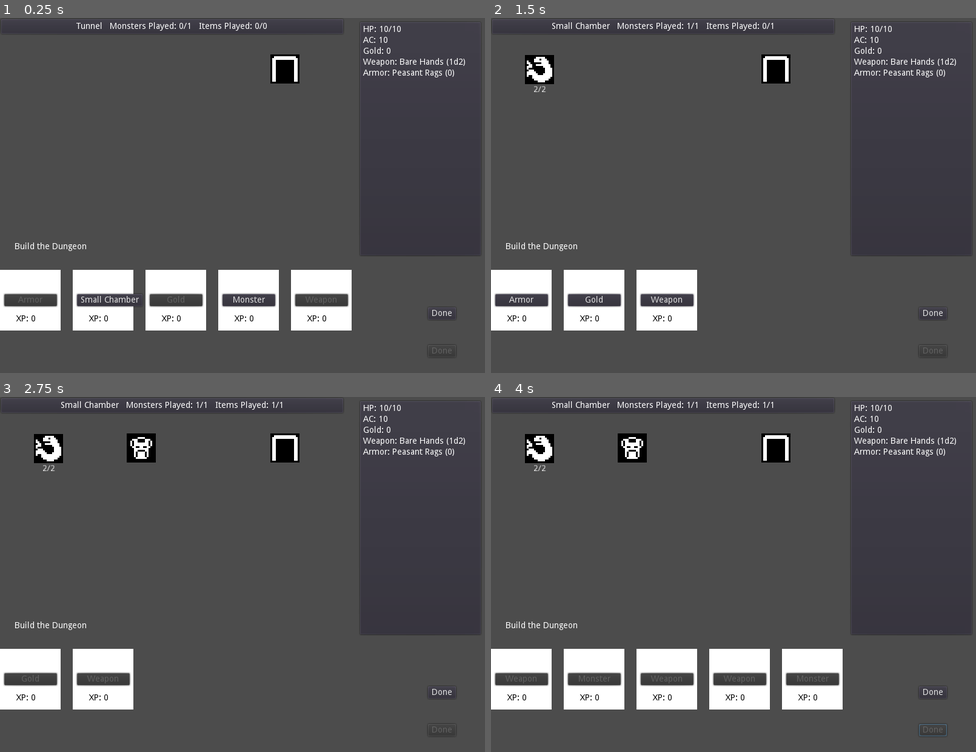
Above: before the commit, frames 1-4 (two rows, left to right).
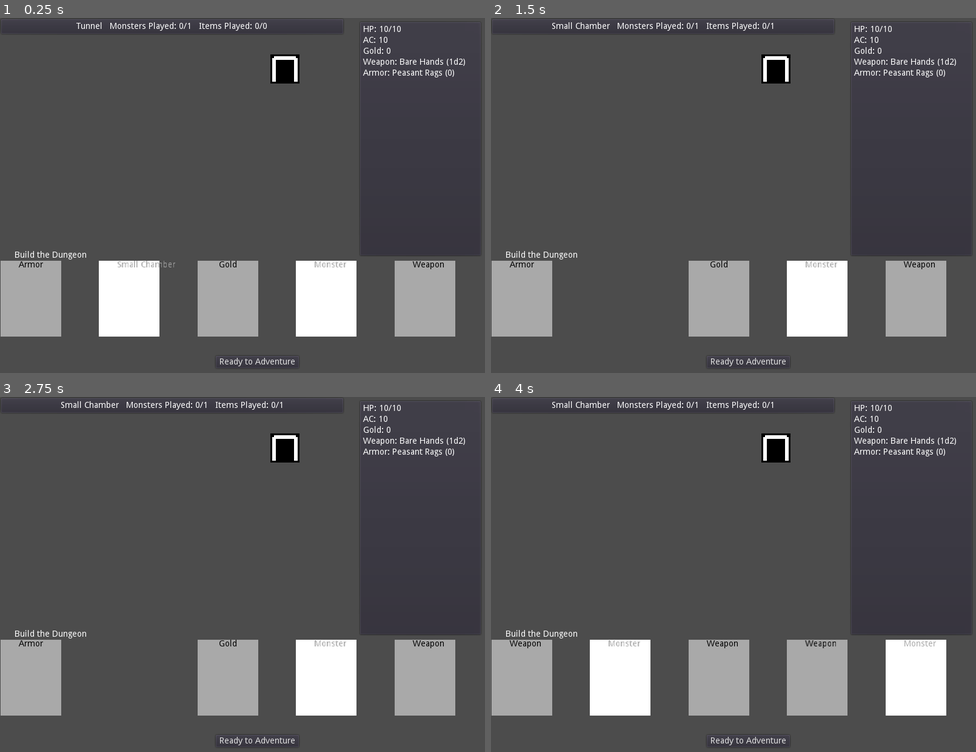
Above: after the commit, the same moments.

Repository: doctor-g/7DRL-2021
Game: Godot game, scene res://src/Game.tscn
Two runs of this game, one before a commit and one after it. Both use one fixed random seed, a clock stepped at 60 frames per second and the inputs below.
Inputs (mouse positions are in pixels of both pictures, inside the frame that each line leads up to):
- Up to frame 1 (0.25 s): no input
- Up to frame 2 (1.5 s): click (602, 302) at 0.5 s, where only the run before the commit has a clickable "Small Chamber"; click (665, 302) at 1.25 s, where only the run before the commit has a clickable "Monster"
- Up to frame 3 (2.75 s): click (29, 681) at 2 s, where only the run before the commit has a clickable "Armor"
- Up to frame 4 (4 s): click "Done" (after the commit: "Ready to Adventure") at 2.75 s; click "Done" at 3.5 s

The runs differ from the first frame. In frame 1, 13% of the frame differs, in the area x 0-94%, y 63-99%; in frame 2, 15%; in frame 3, 14%; in frame 4, 16%, in the area x 0-94%, y 1-99%.

Commit message:
Move card display handling to the card panel

Diff:
--- a/project/src/Card.gd
+++ b/project/src/Card.gd
@@ -1,18 +1,34 @@
-extends Control
+extends Area2D
+tool
 
 signal played
+
+export var enabled_bg_color := Color.white
+export var disabled_bg_color := Color.darkgray
+
+export var enabled_text_color := Color.darkgray
+export var disabled_text_color := Color.lightgray
 
 var command
 var xp := 0 setget _set_xp
 
+var _playable := false
+
+onready var _background = $Control/Background
+
 func _ready():
-	assert(command!=null, "Command may not be null")
-	$Button.text = command.name
+	if command == null:
+		print("Command should not be null, but maybe you're just testing something.")
+		$Control/Title.text = "Test Card"
+	else:
+		$Control/Title.text = command.name
 	_set_xp(0) # Trigger label update
 
 
 func update_playability(game:Game) -> void:
-	$Button.disabled = not can_play(game)
+	_playable = can_play(game)
+	_background.color = enabled_bg_color if _playable else disabled_bg_color
+	$Control/Title.add_color_override("font_color", enabled_text_color if _playable else disabled_text_color)
 
 
 func can_play(game:Game)->bool:
@@ -27,8 +43,8 @@
 
 func _set_xp(value):
 	xp = value
-	$XpLabel.text = "XP: " + str(value)
 
 
-func _on_Button_pressed():
-	emit_signal("played")
+func _on_Control_gui_input(event):
+	if event is InputEventMouseButton and event.is_pressed() and _playable:
+		emit_signal("played")
--- a/project/src/Card.tscn
+++ b/project/src/Card.tscn
@@ -1,45 +1,47 @@
-[gd_scene load_steps=2 format=2]
+[gd_scene load_steps=3 format=2]
 
 [ext_resource path="res://src/Card.gd" type="Script" id=1]
 
-[node name="Card" type="Control"]
+[sub_resource type="RectangleShape2D" id=1]
+extents = Vector2( 50, 62 )
+
+[node name="Card" type="Area2D"]
+script = ExtResource( 1 )
+disabled_text_color = Color( 0, 0, 0, 1 )
+
+[node name="Control" type="Control" parent="."]
 margin_right = 100.0
-margin_bottom = 100.0
-rect_min_size = Vector2( 100, 100 )
-script = ExtResource( 1 )
+margin_bottom = 125.0
+__meta__ = {
+"_edit_lock_": true,
+"_edit_use_anchors_": false
+}
+
+[node name="Background" type="ColorRect" parent="Control"]
+anchor_right = 1.0
+anchor_bottom = 1.0
+mouse_filter = 2
+color = Color( 0.388235, 0.388235, 0.388235, 1 )
 __meta__ = {
 "_edit_use_anchors_": false
 }
 
-[node name="ColorRect" type="ColorRect" parent="."]
-anchor_right = 1.0
-anchor_bottom = 1.0
+[node name="Title" type="Label" parent="Control"]
+anchor_left = 0.5
+anchor_right = 0.5
+margin_left = -20.0
+margin_right = 20.0
+margin_bottom = 14.0
+text = "Title"
+align = 1
 __meta__ = {
 "_edit_use_anchors_": false
 }
 
-[node name="Button" type="Button" parent="."]
-anchor_left = 0.5
-anchor_top = 0.5
-anchor_right = 0.5
-anchor_bottom = 0.5
-margin_left = -43.5
-margin_top = -10.0
-margin_right = 43.5
-margin_bottom = 10.0
-text = "placeholder"
+[node name="CollisionShape2D" type="CollisionShape2D" parent="."]
+position = Vector2( 50, 62 )
+shape = SubResource( 1 )
 __meta__ = {
-"_edit_use_anchors_": false
+"_edit_lock_": true
 }
-
-[node name="XpLabel" type="Label" parent="."]
-margin_left = 26.9391
-margin_top = 74.0825
-margin_right = 66.9391
-margin_bottom = 88.0825
-custom_colors/font_color = Color( 0, 0, 0, 1 )
-text = "XP: N"
-__meta__ = {
-"_edit_use_anchors_": false
-}
-[connection signal="pressed" from="Button" to="." method="_on_Button_pressed"]
+[connection signal="gui_input" from="Control" to="." method="_on_Control_gui_input"]
--- a/project/src/Cards/ArmorCard.gd
+++ b/project/src/Cards/ArmorCard.gd
@@ -14,7 +14,7 @@
 
 func can_play(game:Game) -> bool:
 	return game.get_total_monster_levels() >= 1 \
-		and game.count_items() < game.room.max_items
+		and game.room.items_played < game.room.max_items
 
 
 func execute(game:Game) -> void:
--- a/project/src/Cards/GoldCard.gd
+++ b/project/src/Cards/GoldCard.gd
@@ -10,7 +10,7 @@
 
 func can_play(game:Game) -> bool:
 	return game.get_total_monster_levels() >= 1 \
-		and game.count_items() < game.room.max_items
+		and game.room.items_played < game.room.max_items
 
 
 func execute(game:Game) -> void:
--- a/project/src/Cards/MonsterCard.gd
+++ b/project/src/Cards/MonsterCard.gd
@@ -15,7 +15,8 @@
 
 
 func can_play(game:Game) -> bool:
-	return game.count_monsters() < game.room.max_monsters and game.room.monsters_played < game.room.max_monsters
+	return game.count_monsters() < game.room.max_monsters \
+		and game.room.monsters_played < game.room.max_monsters
 
 
 func execute(game:Game) -> void:
--- a/project/src/Cards/WeaponCard.gd
+++ b/project/src/Cards/WeaponCard.gd
@@ -15,7 +15,7 @@
 
 func can_play(game:Game) -> bool:
 	return game.get_total_monster_levels() >= 1 \
-		and game.count_items() < game.room.max_items
+		and game.room.items_played < game.room.max_items
 
 
 func execute(game:Game) -> void:
--- a/project/src/Game.gd
+++ b/project/src/Game.gd
@@ -68,18 +68,14 @@
 			_discard = []
 		var card = _deck.pop_front()
 		card.connect("played", self, "_on_Card_played", [card], CONNECT_ONESHOT)
-		add_card(card)
+		$CardPanel.add(card)
 	_update_cards()
 
 
 func _on_Card_played(card) -> void:
 	card.play(self)
-	$CardBox.remove_child(card)
+	$CardPanel.remove(card)
 	_discard.append(card)
-
-
-func add_card(card)->void:
-	$CardBox.add_child(card)
 
 
 func add_monster(monster)->void:
@@ -96,7 +92,7 @@
 
 
 func _update_cards():
-	for card in $CardBox.get_children():
+	for card in $CardPanel.get_cards():
 		card.update_playability(self)
 
 
@@ -108,13 +104,12 @@
 
 
 func _on_CardsDoneButton_pressed():
-	for child in $CardBox.get_children():
+	for child in $CardPanel.get_cards():
 		_set_ap(ap + 1)
 		child.disconnect("played", self, "_on_Card_played")
-		$CardBox.remove_child(child)
+		$CardPanel.remove(child)
 		_discard.append(child)
 	$CardsDoneButton.disabled = true
-	$ActionsDoneButton.disabled = false
 
 	# Listen for interactions
 	for monster in $MonsterSlot.get_children():
@@ -130,7 +125,7 @@
 	return $MonsterSlot.get_child_count() > 0
 
 
-func _on_ActionsDoneButton_pressed():
+func _on_PhasePanel_done_pressed():
 	if has_monster():
 		_do_all_monster_attack()
 	_finish_action_phase()
@@ -147,7 +142,6 @@
 	# Clean up the phase
 	_set_ap(0)
 	$CardsDoneButton.disabled = false
-	$ActionsDoneButton.disabled = true
 	_draw_hand()
 	_set_phase(BUILD_PHASE)
 
@@ -179,6 +173,8 @@
 
 
 func _on_Door_pressed():
+	if ap == 0:
+		return
 	if has_monster():
 		_do_all_monster_attack()
 		_set_ap(ap-1)
--- a/project/src/Game.tscn
+++ b/project/src/Game.tscn
@@ -1,24 +1,16 @@
-[gd_scene load_steps=6 format=2]
+[gd_scene load_steps=7 format=2]
 
 [ext_resource path="res://src/Game.gd" type="Script" id=1]
 [ext_resource path="res://src/Door.tscn" type="PackedScene" id=2]
 [ext_resource path="res://src/UI/PlayerInfoPanel.tscn" type="PackedScene" id=3]
 [ext_resource path="res://src/UI/RoomInfoPanel.tscn" type="PackedScene" id=4]
 [ext_resource path="res://src/UI/PhasePanel.tscn" type="PackedScene" id=5]
+[ext_resource path="res://src/UI/CardPanel.tscn" type="PackedScene" id=6]
 
 [node name="Game" type="Node2D"]
 script = ExtResource( 1 )
 __meta__ = {
 "_edit_lock_": true
-}
-
-[node name="CardBox" type="HBoxContainer" parent="."]
-margin_top = 415.311
-margin_right = 1024.0
-margin_bottom = 455.311
-custom_constants/separation = 20
-__meta__ = {
-"_edit_use_anchors_": false
 }
 
 [node name="MonsterSlot" type="Node2D" parent="."]
@@ -33,22 +25,11 @@
 [node name="Door" parent="DoorSlot" instance=ExtResource( 2 )]
 
 [node name="CardsDoneButton" type="Button" parent="."]
-margin_left = 705.735
-margin_top = 477.02
-margin_right = 751.735
-margin_bottom = 497.02
-text = "Done"
-__meta__ = {
-"_edit_use_anchors_": false
-}
-
-[node name="ActionsDoneButton" type="Button" parent="."]
-margin_left = 705.735
-margin_top = 538.756
-margin_right = 751.735
-margin_bottom = 558.756
-disabled = true
-text = "Done"
+margin_left = 356.006
+margin_top = 557.111
+margin_right = 493.006
+margin_bottom = 577.111
+text = "Ready to Adventure"
 __meta__ = {
 "_edit_use_anchors_": false
 }
@@ -68,5 +49,12 @@
 margin_top = 370.0
 margin_right = 562.0
 margin_bottom = 386.0
+
+[node name="CardPanel" parent="." instance=ExtResource( 6 )]
+anchor_top = 1.0
+margin_left = 1.0
+margin_top = 400.0
+margin_right = 801.0
+margin_bottom = 538.0
 [connection signal="pressed" from="CardsDoneButton" to="." method="_on_CardsDoneButton_pressed"]
-[connection signal="pressed" from="ActionsDoneButton" to="." method="_on_ActionsDoneButton_pressed"]
+[connection signal="done_pressed" from="PhasePanel" to="." method="_on_PhasePanel_done_pressed"]
--- /dev/null
+++ b/project/src/UI/CardPanel.gd
@@ -0,0 +1,24 @@
+extends Control
+
+func add(card:Node2D):
+	$Cards.add_child(card)
+	var count = $Cards.get_child_count()
+	for i in range(0,count):
+		var x = range_lerp(i, 0, count-1, 0, rect_size.x-150) # Minus card width, that is
+		var pos = Vector2(x,0)
+		$Cards.get_child(i).position = pos
+
+
+func get_cards() -> Array:
+	var result = []
+	for card in $Cards.get_children():
+		result.append(card)
+	return result
+
+
+func remove(card:Node2D):
+	$Cards.remove_child(card)
+
+
+func count_cards() -> int:
+	return $Cards.get_child_count()
--- /dev/null
+++ b/project/src/UI/CardPanel.tscn
@@ -0,0 +1,13 @@
+[gd_scene load_steps=2 format=2]
+
+[ext_resource path="res://src/UI/CardPanel.gd" type="Script" id=1]
+
+[node name="CardPanel" type="Control"]
+anchor_right = 1.0
+anchor_bottom = 1.0
+script = ExtResource( 1 )
+__meta__ = {
+"_edit_use_anchors_": false
+}
+
+[node name="Cards" type="Node2D" parent="."]
--- a/project/src/UI/PhasePanel.gd
+++ b/project/src/UI/PhasePanel.gd
@@ -1,4 +1,8 @@
 extends Control
+
+signal done_pressed
+
+onready var _ap_label := $AdventureBox/ApLabel
 
 
 func bind_to(game):
@@ -8,9 +12,13 @@
 
 
 func _on_ap_changed(ap : int) -> void:
-	$ApLabel.text = "AP: %d" % ap
+	_ap_label.text = "AP: %d" % ap
 
 
 func _on_phase_changed(phase) -> void:
-	$ApLabel.visible = phase == Game.ADVENTURE_PHASE
+	$AdventureBox.visible = phase == Game.ADVENTURE_PHASE
 	$PhaseLabel.text = "Build the Dungeon" if phase == Game.BUILD_PHASE else "Adventure"
+
+
+func _on_DoneButton_pressed():
+	emit_signal("done_pressed")
--- a/project/src/UI/PhasePanel.tscn
+++ b/project/src/UI/PhasePanel.tscn
@@ -11,16 +11,35 @@
 }
 
 [node name="PhaseLabel" type="Label" parent="."]
+margin_top = 14.2544
 margin_right = 119.0
-margin_bottom = 14.0
+margin_bottom = 28.2544
 text = "Build the Dungeon"
 
-[node name="ApLabel" type="Label" parent="."]
+[node name="AdventureBox" type="HBoxContainer" parent="."]
 anchor_left = 1.0
 anchor_right = 1.0
-margin_left = -33.0
-margin_bottom = 14.0
+margin_left = -83.0
+margin_bottom = 40.0
+__meta__ = {
+"_edit_use_anchors_": false
+}
+
+[node name="ApLabel" type="Label" parent="AdventureBox"]
+margin_top = 13.0
+margin_right = 33.0
+margin_bottom = 27.0
 text = "AP: 0"
 __meta__ = {
 "_edit_use_anchors_": false
 }
+
+[node name="DoneButton" type="Button" parent="AdventureBox"]
+margin_left = 37.0
+margin_right = 83.0
+margin_bottom = 40.0
+text = "Done"
+__meta__ = {
+"_edit_use_anchors_": false
+}
+[connection signal="pressed" from="AdventureBox/DoneButton" to="." method="_on_DoneButton_pressed"]
